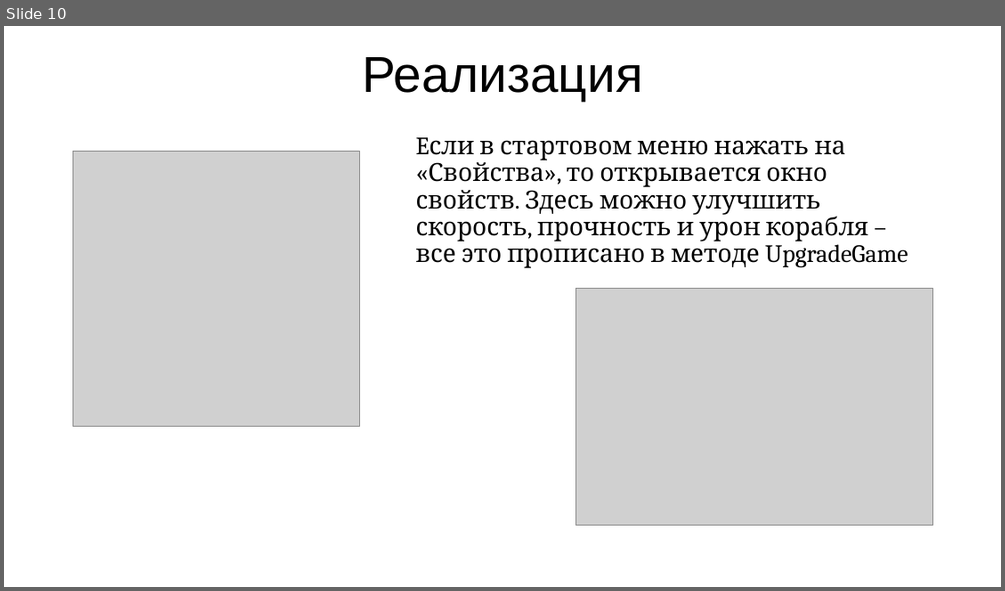
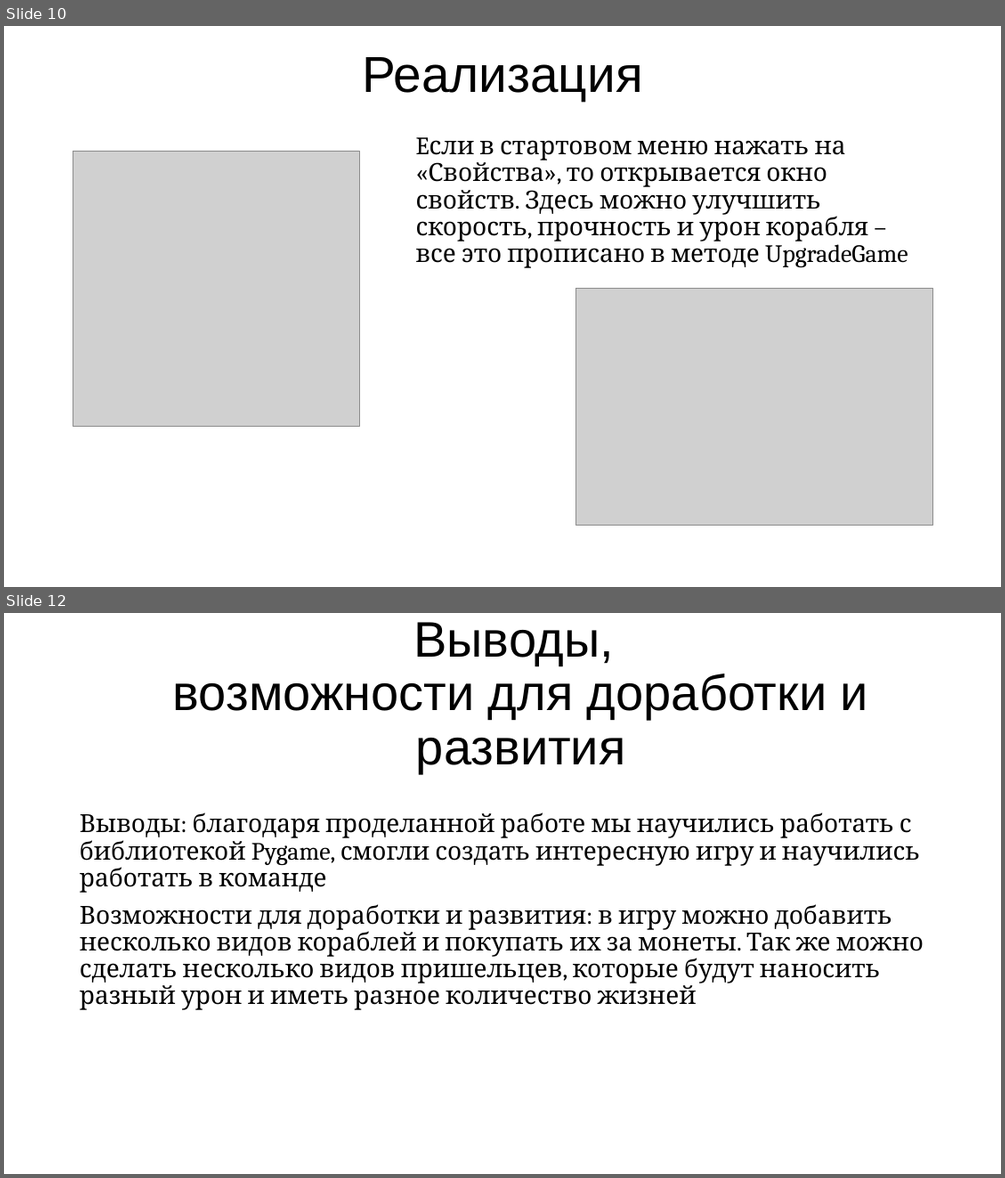
Before and after one commit to PismerovKir/YandexPygameProject, a slide deck: Проект Финал/Космострелялка.pptx. Shown one above the other, each under a label of ours: slide 10 before the commit, slides 10 and 12 after it; the slides between them are not shown. The pictures are 1005x591 and 1005x1178 pixels, drawn with LibreOffice and Linux fonts; fonts in the diff are those of the drawing; grey boxes stand for pictures. Boxes give left, top, right and bottom in pixels: in the first picture for what was removed or moved away, otherwise in the second. Text is boxed around its words. In the diff, an @@ line names an element or a change of style, - is before the commit and + after.

```diff
--- a/Проект Финал/Космострелялка.pptx
+++ b/Проект Финал/Космострелялка.pptx
@@ slide 12 added at (4,613,1001,1174), background #FFFFFF @@
@@ title added at (173,622,868,772), 48 pt, text #000000 @@
+Выводы,
+возможности для доработки и развития
@@ text added at (80,812,923,1010), 24 pt, text #000000 @@
+Выводы: благодаря проделанной работе мы научились работать с библиотекой Pygame, смогли создать интересную игру и научились работать в команде
+Возможности для доработки и развития: в игру можно добавить несколько видов кораблей и покупать их за монеты. Так же можно сделать несколько видов пришельцев, которые будут наносить разный урон и иметь разное количество жизней
```
Also in this commit, not shown: 4 other slides added, 5 slides removed, 3 other files.
